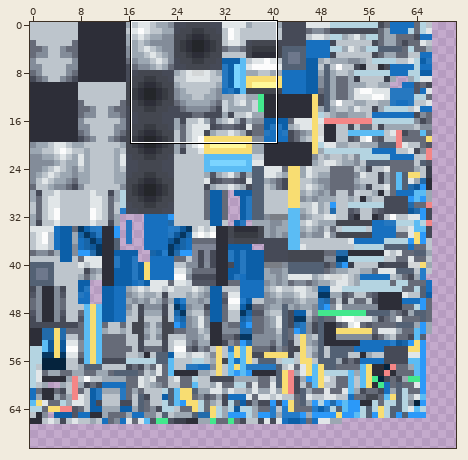
File history of a sprite sheet, src/main/resources/assets/animated_armor/textures/models/armor/living_armor_texture.png. Above: a wide view before the commit, with the close-up outlined.
Close-up. As it was:
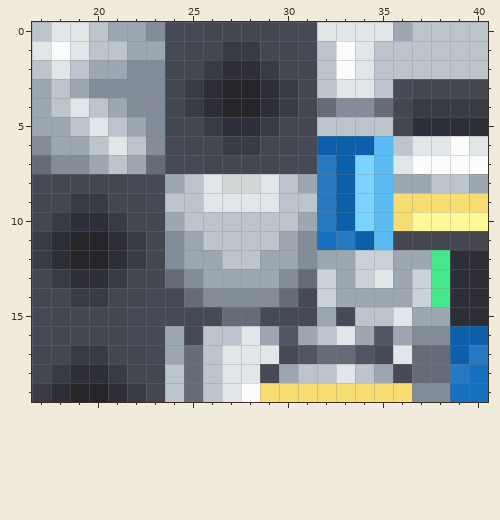
The file is 128x128 pixels. Colours within 5 levels of each other are drawn and written as one. Shown: x 17..40, y 0..19. The wide view leaves out empty margins. The commit also changed other parts of the picture, which this record leaves out.
The same view after the edit:
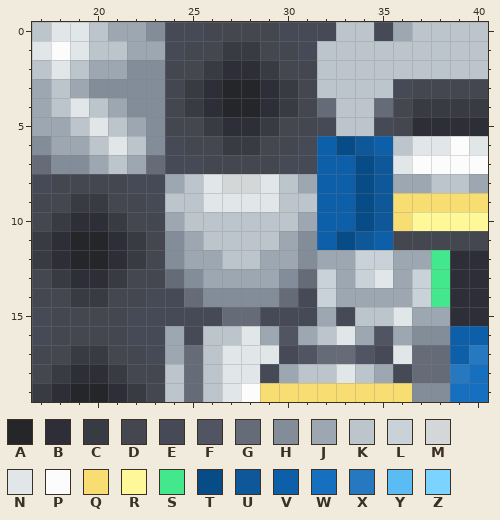
Palette (. is transparent): A #24262a  B #2d2e38  C #383b42  D #444750  E #464a57  F #515563  G #666b78  H #838c99  J #9ca7b2  K #bdc5cc  L #c9d1d9  M #d4d7d8  N #e1e6e8  P #fcfcfc  Q #f8dd72  R #fff899  S #43e88d  T #084c87  U #0e589a  V #0c5fa8  W #1770bf  X #2678c0  Y #5bbcf4  Z #7bd4ff
From old to new:
{"y":0,"x":32,"old":"NNNN","new":"EKKE"}
{"y":1,"x":33,"old":"PN","new":"KK"}
{"y":2,"x":33,"old":"PN","new":"KK"}
{"y":3,"x":33,"old":"NN","new":"KK"}
{"y":4,"x":33,"old":"HH","new":"KK"}
{"y":5,"x":32,"old":"K","new":"E"}
{"y":5,"x":35,"old":"K","new":"E"}
{"y":6,"x":33,"old":"VVY","new":"TUV"}
{"y":7,"x":32,"old":"X","new":"V"}
{"y":7,"x":34,"old":"ZY","new":"TU"}
{"y":8,"x":32,"old":"X","new":"V"}
{"y":8,"x":34,"old":"ZY","new":"TU"}
{"y":9,"x":32,"old":"X","new":"V"}
{"y":9,"x":34,"old":"ZY","new":"TU"}
{"y":10,"x":32,"old":"X","new":"V"}
{"y":10,"x":34,"old":"ZY","new":"TU"}
{"y":11,"x":32,"old":"WXVY","new":"VTUV"}
